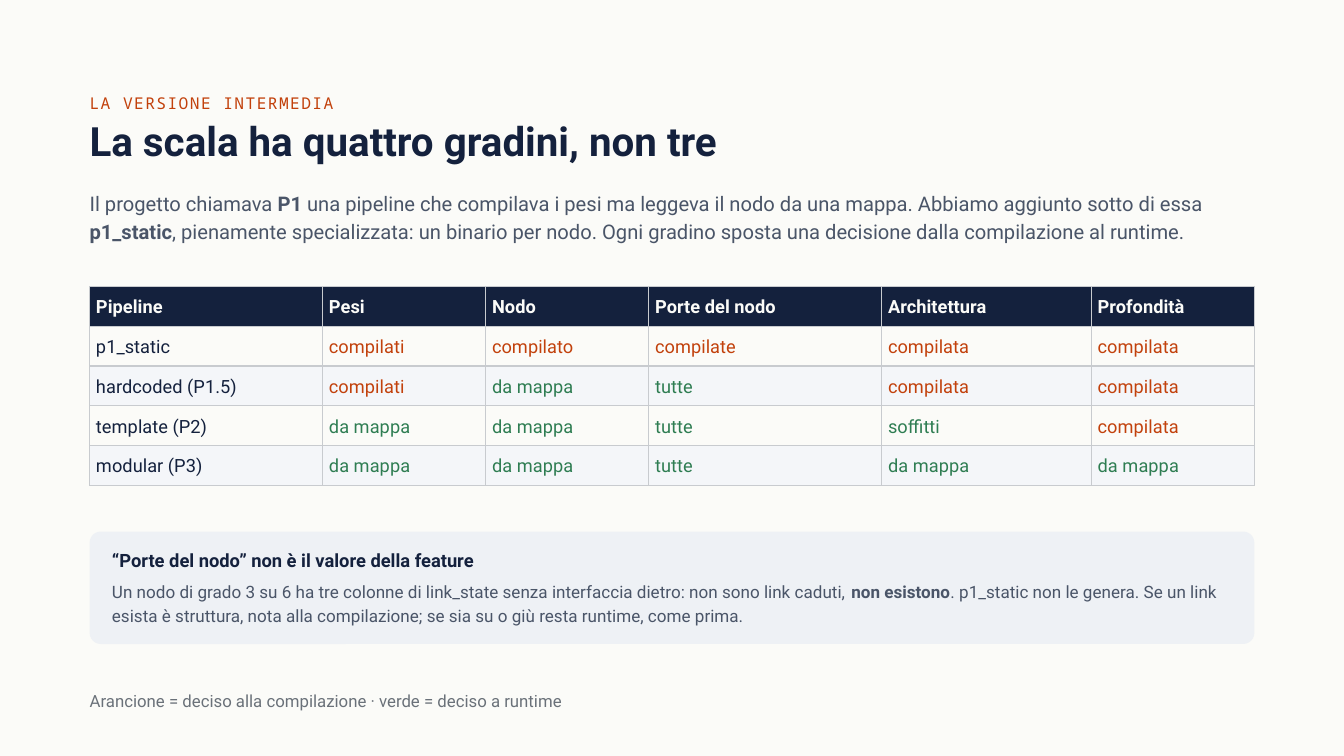
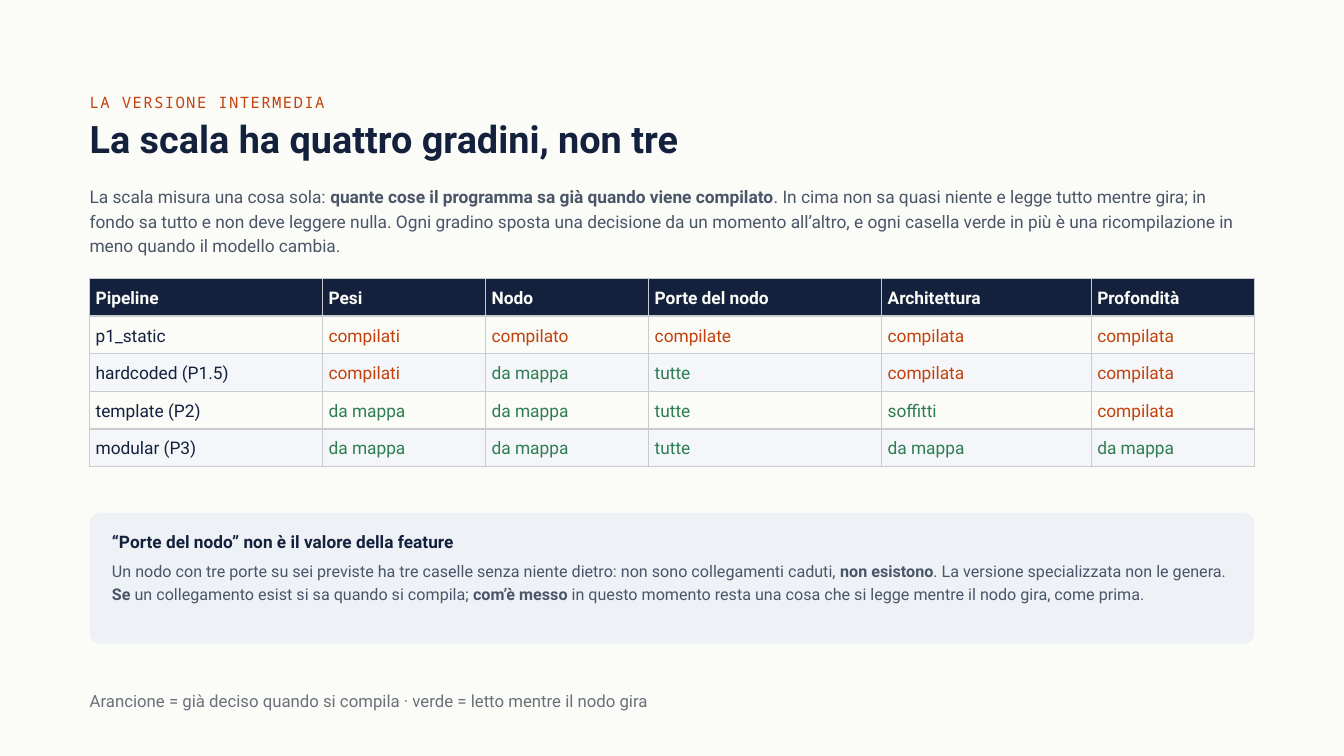
Before and after one commit to ettore-cantile/ipa_lab, a slide deck: slide 3 of docs/IPA eBPF — Implementazione e risultati.pptx. Drawn at 1344x756 pixels with LibreOffice and Linux fonts; fonts in the diff are those of the drawing. Boxes give left, top, right and bottom in pixels: in the first picture for what was removed or moved away, otherwise in the second. Text is boxed around its words. In the diff, an @@ line names an element or a change of style, - is before the commit and + after.

```diff
--- a/docs/IPA eBPF — Implementazione e risultati.pptx
+++ b/docs/IPA eBPF — Implementazione e risultati.pptx
@@ text "LA VERSIONE INTERMEDIA" at <box>90,96,324,108</box>: size 11.6 to 11.2 pt; line spacing 16.2pt to 15.7pt @@
@@ text "La scala ha quattro gradini, ..." at <box>90,124,678,161</box>: size 28.8 to 27 pt; line spacing 31.7pt to 29.7pt @@
@@ text removed at <box>90,196,1202,243</box> @@
-Il progetto chiamava P1 una pipeline che compilava i pesi ma leggeva il nodo da una mappa. Abbiamo aggiunto sotto di essa p1_static, pienamente specializzata: un binario per nodo. Ogni gradino sposta una decisione dalla compilazione al runtime.
@@ text added at <box>90,190,1233,256</box>, 12.4 pt, text #4A5568 @@
+La scala misura una cosa sola: quante cose il programma sa già quando viene compilato. In cima non sa quasi niente e legge tutto mentre gira; in fondo sa tutto e non deve leggere nulla. Ogni gradino sposta una decisione da un momento all’altro, e ogni casella verde in più è una ricompilazione in meno quando il modello cambia.
@@ table at <box>90,278,1255,467</box> @@
@@ size 13.1 to 12.3 pt @@
@@ line spacing 18.3pt to 17.3pt @@
@@ table: place and size @@
-table at <box>90,286,1255,485</box>
+table at <box>90,278,1255,467</box>
@@ rounded rectangle: place and size @@
-rounded rectangle at <box>90,531,1255,644</box>
+rounded rectangle at <box>90,513,1255,644</box>
@@ rounded rectangle at <box>90,513,1255,644</box>: proportions changed @@
@@ text "“Porte del nodo” non è ...": place and size @@
-text "“Porte del nodo” non è ..." at <box>112,553,474,567</box>
+text "“Porte del nodo” non è ..." at <box>112,535,454,548</box>
@@ text "“Porte del nodo” non è ..." at <box>112,535,454,548</box>: size 13.1 to 12.3 pt; line spacing 15.7pt to 14.7pt @@
@@ text at <box>112,565,1226,604</box>: text changed; size 12.2 to 11.5 pt @@
-Un nodo di grado 3 su 6 ha tre colonne di link_state senza interfaccia dietro: non sono link caduti, non esistono. p1_static non le genera. Se un link esista è struttura, nota alla compilazione; se sia su o giù resta runtime, come prima.
+Un nodo con tre porte su sei previste ha tre caselle senza niente dietro: non sono collegamenti caduti, non esistono. La versione specializzata non le genera. Se un collegamento esist si sa quando si compila; com’è messo in questo momento resta una cosa che si legge mentre il nodo gira, come prima.
@@ text at <box>90,694,648,711</box>: text changed @@
-Arancione = deciso alla compilazione · verde = deciso a runtime
+Arancione = già deciso quando si compila · verde = letto mentre il nodo gira
```
Also in this commit, not shown: 17 other slides changed, 8 slides added, 5 slides removed, 37 other files.
